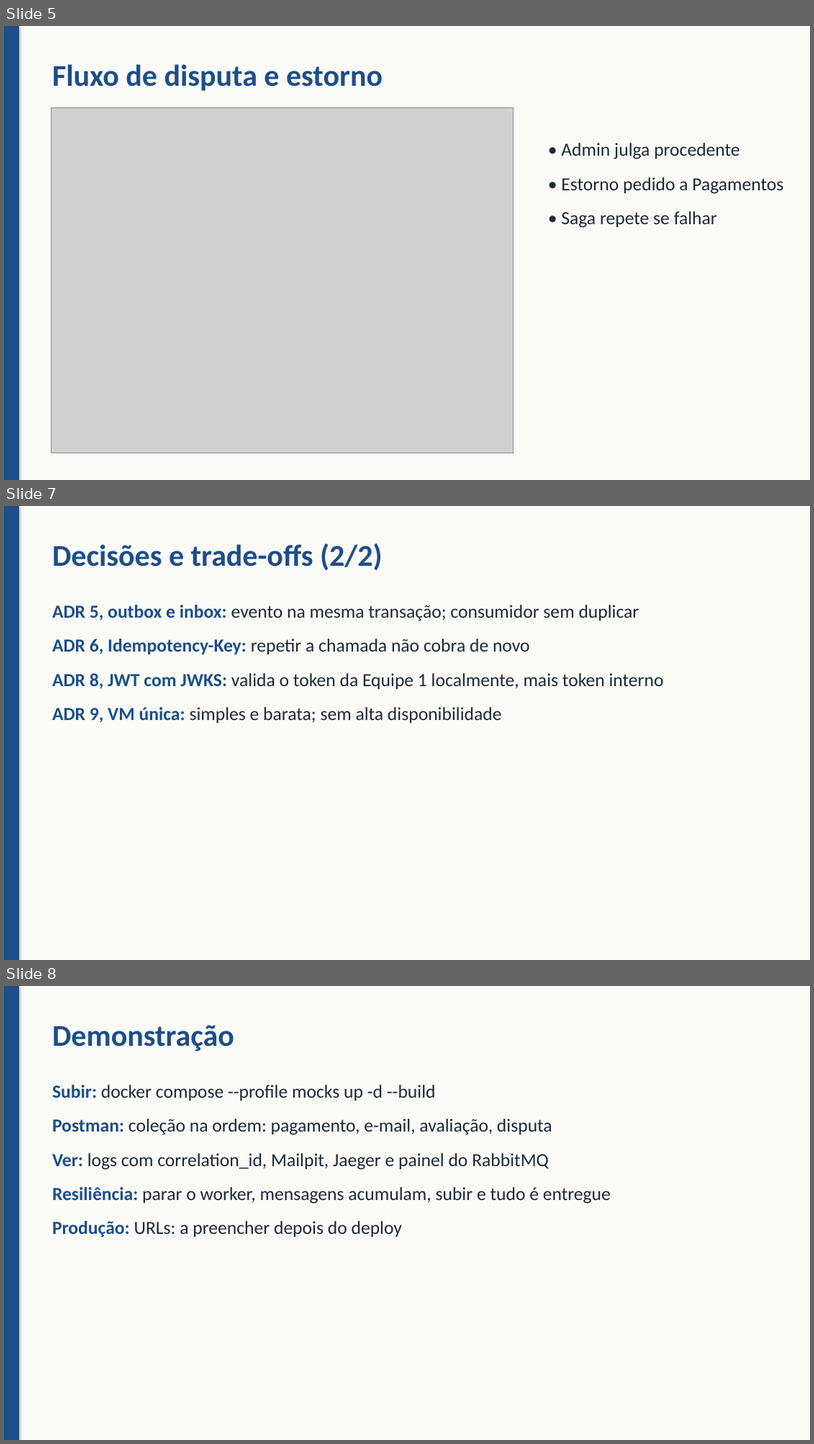
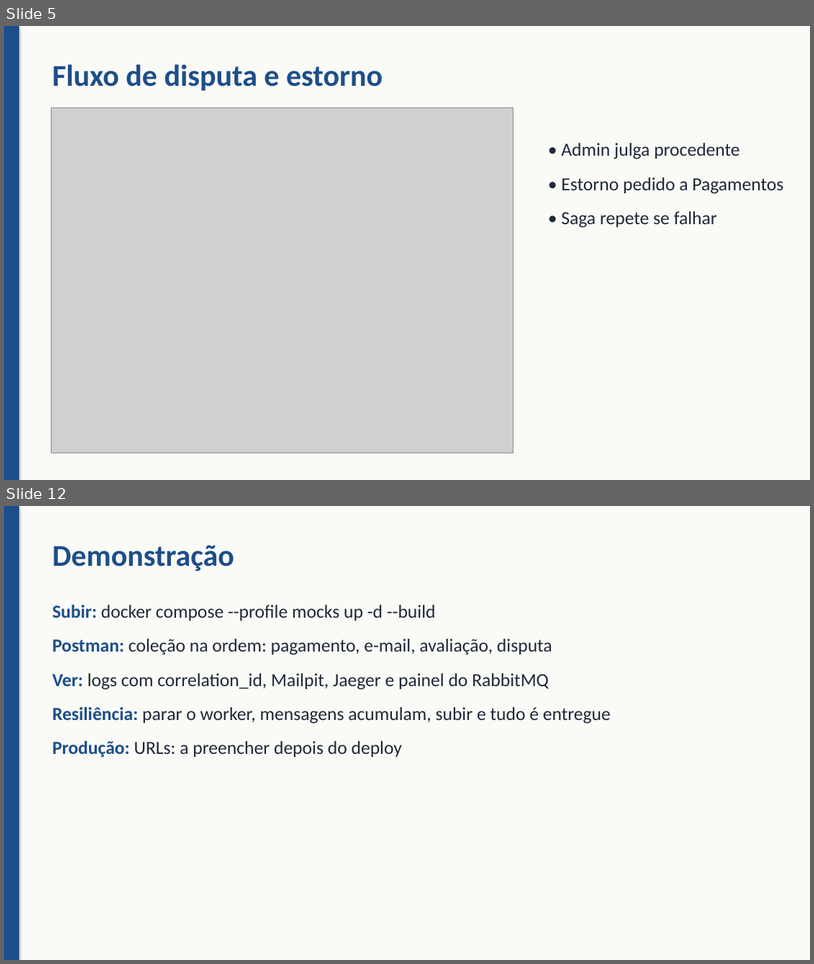
Before and after one commit to OcimarSchroederJR/delivery-financeiro, a slide deck: docs/apresentacao/apresentacao.pptx. Shown one above the other, each under a label of ours: slides 5, 7 and 8 before the commit, slides 5 and 12 after it; the slides between them are not shown. The pictures are 814x1444 and 814x964 pixels, drawn with LibreOffice and Linux fonts; fonts in the diff are those of the drawing; grey boxes stand for pictures. Boxes give left, top, right and bottom in pixels: in the first picture for what was removed or moved away, otherwise in the second. Text is boxed around its words. In the diff, an @@ line names an element or a change of style, - is before the commit and + after.

Commit message:
docs(apresentacao): detalha as decisões e os trade-offs em cinco slides
Cada decisão mostra o que escolhemos, as alternativas descartadas, o motivo e o custo aceito, com a fala nas notas. 'O que ficou de fora' passa a vir logo depois.

```diff
--- a/docs/apresentacao/apresentacao.pptx
+++ b/docs/apresentacao/apresentacao.pptx
@@ slide 7 removed at [4, 506, 810, 960], background #FAFAF7 @@
@@ rectangle removed at [4, 506, 19, 960] @@
@@ text removed at [52, 543, 383, 570] @@
-Decisões e trade-offs (2/2)
@@ text removed at [52, 605, 664, 723] @@
-ADR 5, outbox e inbox: evento na mesma transação; consumidor sem duplicar
-ADR 6, Idempotency-Key: repetir a chamada não cobra de novo
-ADR 8, JWT com JWKS: valida o token da Equipe 1 localmente, mais token interno
-ADR 9, VM única: simples e barata; sem alta disponibilidade
@@ what was slide 8 is now slide 12 @@
```
Also in this commit, not shown: 5 slides added, 1 other slide removed.
